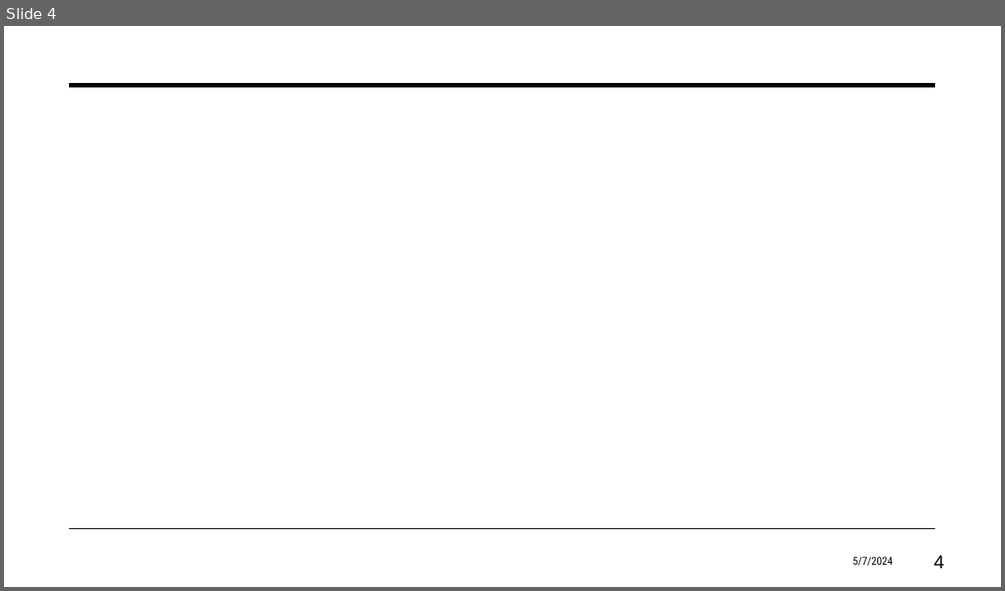
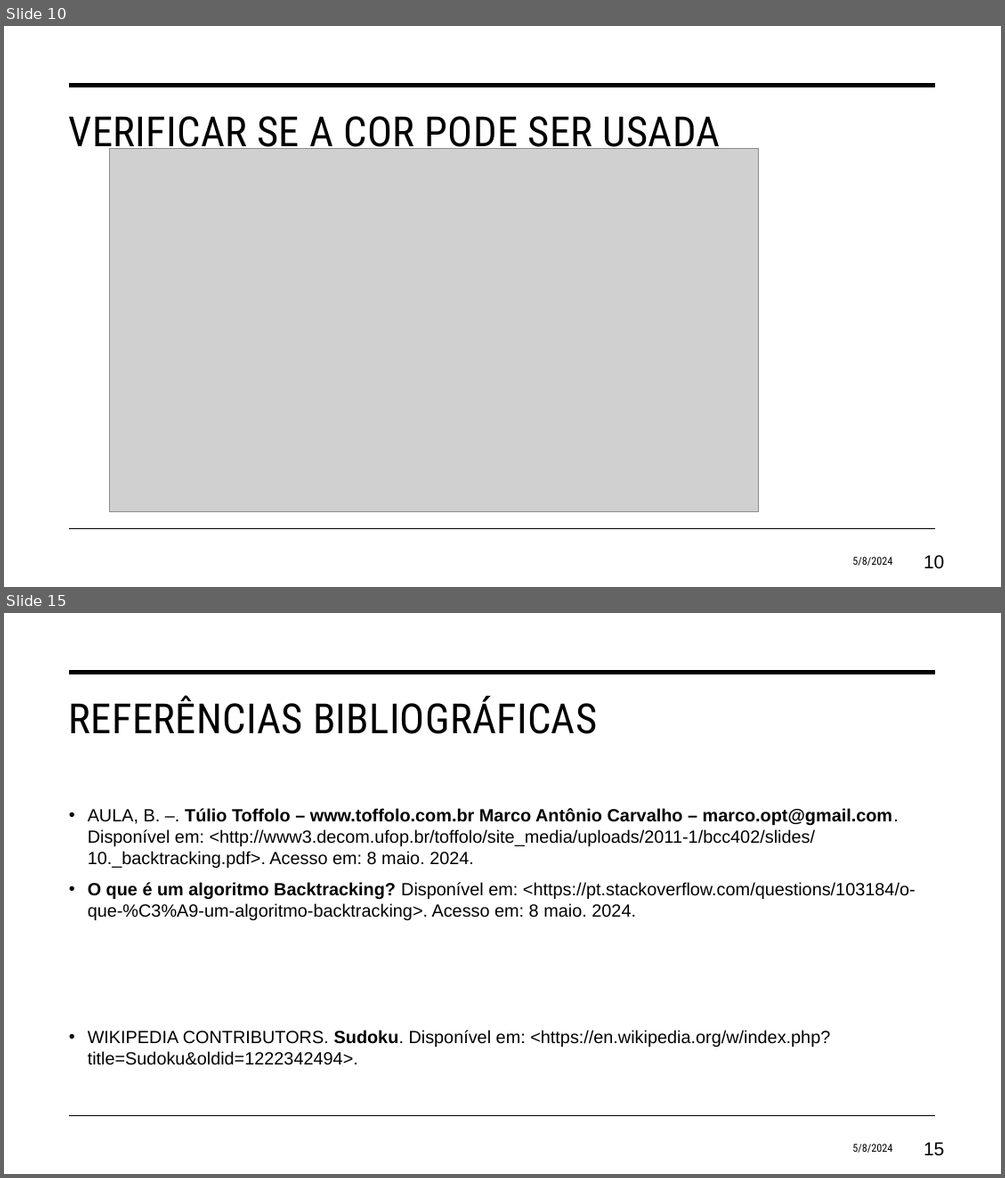
Before and after one commit to eduardosavian/graph-coloring, a slide deck: Presentation.pptx. Shown one above the other, each under a label of ours: slide 4 before the commit, slides 10 and 15 after it; the slides between them are not shown. The pictures are 1005x591 and 1005x1178 pixels, drawn with LibreOffice and Linux fonts; fonts in the diff are those of the drawing; grey boxes stand for pictures. Boxes give left, top, right and bottom in pixels: in the first picture for what was removed or moved away, otherwise in the second. Text is boxed around its words. In the diff, an @@ line names an element or a change of style, - is before the commit and + after.

```diff
--- a/Presentation.pptx
+++ b/Presentation.pptx
@@ slide 15 added at <box>4,613,1001,1174</box>, background #FFFFFF; not listed: 2 template elements that a slide beside it also shows @@
@@ title added at <box>69,696,597,734</box>, 40 pt, text #000000 @@
+REFERÊNCIAS BIBLIOGRÁFICAS
@@ text added at <box>88,808,915,1065</box>, 17 pt, text #000000 @@
+• AULA, B. –. Túlio Toffolo – www.toffolo.com.br Marco Antônio Carvalho – marco.opt@gmail.com. Disponível em: <http://www3.decom.ufop.br/toffolo/site_media/uploads/2011-1/bcc402/slides/10._backtracking.pdf>. Acesso em: 8 maio. 2024.
+• O que é um algoritmo Backtracking? Disponível em: <https://pt.stackoverflow.com/questions/103184/o-que-%C3%A9-um-algoritmo-backtracking>. Acesso em: 8 maio. 2024.
+• WIKIPEDIA CONTRIBUTORS. Sudoku. Disponível em: <https://en.wikipedia.org/w/index.php?title=Sudoku&oldid=1222342494>.
@@ text added at <box>852,1143,892,1152</box>, 10.5 pt, text #000000 @@
+5/8/2024
@@ page number added at <box>923,1142,944,1156</box>, 18 pt, text #000000 @@
+15
@@ what was slide 4 is now slide 10 @@
@@ slide 10 changed as well @@
@@ title added at <box>69,116,720,156</box>, 40 pt, text #000000 @@
+VERIFICAR SE A COR PODE SER USADA
@@ picture added at <box>109,149,759,511</box> @@
@@ text at <box>852,556,892,565</box>: text changed @@
-5/7/2024
+5/8/2024
@@ page number at <box>923,555,944,569</box>: text changed @@
-4
+10
```
Also in this commit, not shown: 3 other slides changed, 10 other slides added, 3 other files.
